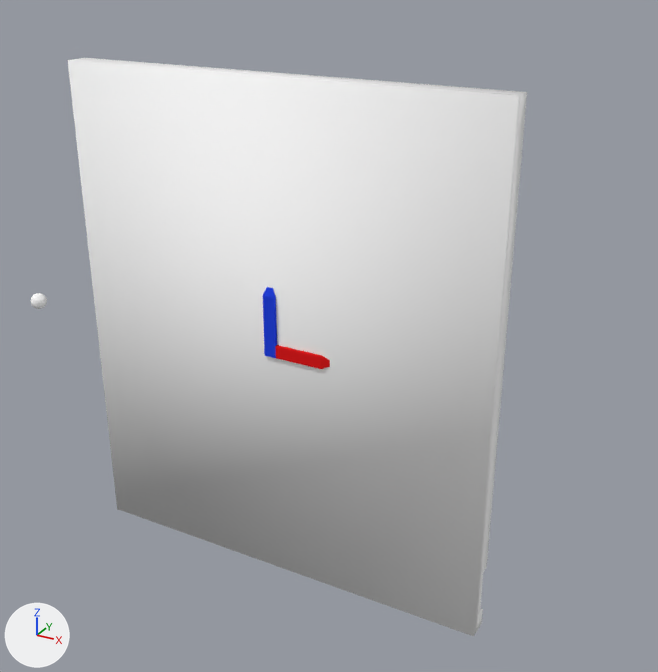
Renders of the Blender file Assets_src/blender/level_mesh.blend from each side of a commit.
One viewpoint serves both versions: a camera (50 mm lens) standing at (2.63, -4.11, 2.21) and looking at (0.29, 0.15, 0.08). The axes (+X, +Y, +Z) are drawn at lower left. The lights are the same throughout.

Before the edit, the objects in view are built like this:
```python
me_ball = bpy.data.meshes.new('ball')
me_ball.from_pydata(...)  # an icosphere of 320 faces spanning x -0.0527..0.0527, y -0.0528..0.0528, z -0.0532..0.0532
me_ball.polygons.foreach_set('use_smooth', [True] * 320)
me_ball.materials.append(mat_material)  # white #ffffff
me_cube_001 = bpy.data.meshes.new('Cube.001')
me_cube_001.from_pydata(...)  # 31 vertices, 27 faces; spans x -0.038..0.438, y -0.038..0.438, z -0.038..0.438
# faces by material slot: [8, 8, 11]
me_cube_001.materials.append(mat_material_001)  # green #20e73a
me_cube_001.materials.append(mat_material_002)  # red #e71e1f
me_cube_001.materials.append(mat_material_003)  # blue #2644e7
me_cube_012 = bpy.data.meshes.new('Cube.012')
me_cube_012.from_pydata(...)  # 80 vertices, 46 faces; spans x -1.35..1.35, y -0.02..0.12, z -1.55..1.55
me_cube_012.polygons.foreach_set('use_smooth', [True] * 46)
me_cube_012.materials.append(mat_material)  # white #ffffff
ob_background = bpy.data.objects.new('background', me_cube_012)
ob_background.location = (0.0, 0.0, 0.0)
ob_ball = bpy.data.objects.new('ball', me_ball)
ob_ball.location = (-1.794, -0.074, -0.016)
ob_gizmo = bpy.data.objects.new('Gizmo', me_cube_001)
ob_gizmo.location = (0.0, 0.0, 0.0)
```
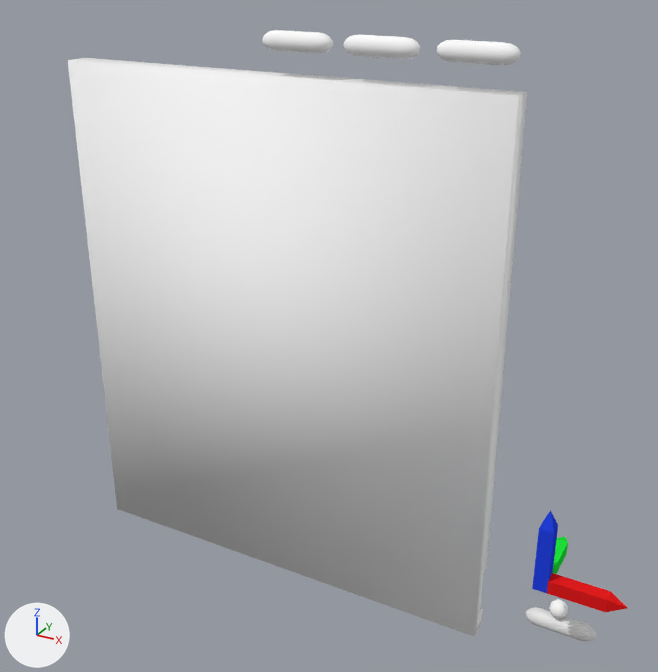
Where the change shows, as pixel boxes [x1, y1, x2, y2] in the pictures (658 x 672 px):
'background', reshaped
    before: [68, 58, 527, 636]
    after: [68, 30, 527, 636]
'Gizmo', moved
    before: [263, 287, 330, 369]
    after: [532, 510, 627, 612]
'Sphere.003', added
    after: [526, 607, 596, 641]
'ball', moved
    before: [31, 293, 47, 309]
    after: [549, 600, 568, 618]
part 2 of me_cube_012, added
    after: [262, 30, 333, 53]
part 3 of me_cube_012, added
    after: [343, 35, 420, 59]
part 4 of me_cube_012, added
    after: [436, 40, 520, 66]

The change, as a diff of the scene's bpy script:
```diff
--- a/Assets_src/blender/level_mesh.blend.py
+++ b/Assets_src/blender/level_mesh.blend.py
@@ me_cube_001 @@
 me_cube_001.from_pydata(...)  # 31 vertices, 27 faces; spans x -0.038..0.438, y -0.038..0.438, z -0.038..0.438
 # used by ob_gizmo; location = (0.0, 0.0, 0.0)
+# me_cube_001 part 1: the whole mesh is moved by (-0.2, -0.2, -0.2)
 me_cube_001.materials.append(mat_material_001)
@@ me_cube_012 @@
 # used by ob_background; location = (0.0, 0.0, 0.0)
-me_cube_012.from_pydata(...)  # 80 vertices, 46 faces; spans x -1.35..1.35, y -0.02..0.12, z -1.55..1.55
+me_cube_012.from_pydata(...)  # 470 vertices, 478 faces; spans x -1.35..1.35, y -0.05..0.12, z -1.55..1.78
+# me_cube_012 part 2: a new loose piece of 130 vertices spanning x -0.01..0.39, y -0.05..0.05, z 1.68..1.78, in mat_material (white #ffffff)
+# me_cube_012 part 3: a new loose piece of 130 vertices spanning x 0.45..0.85, y -0.05..0.05, z 1.68..1.78, in mat_material (white #ffffff)
+# me_cube_012 part 4: a new loose piece of 130 vertices spanning x 0.94..1.34, y -0.05..0.05, z 1.68..1.78, in mat_material (white #ffffff)
 me_cube_012.materials.append(mat_material)
@@ me_sphere_004 @@
+me_sphere_004.from_pydata(...)  # 130 vertices, 144 faces; spans x -0.177..0.177, y -0.035..0.035, z -0.043..0.026
+me_sphere_004.polygons.foreach_set('use_smooth', [True] * 144)
@@ ob_gizmo @@
 ob_gizmo = bpy.data.objects.new('Gizmo', me_cube_001)
-ob_gizmo.location = (0.0, 0.0, 0.0)
+ob_gizmo.location = (1.949, 0.0, -0.667)
@@ ob_ball @@
 ob_ball = bpy.data.objects.new('ball', me_ball)
-ob_ball.location = (-1.794, -0.074, -0.016)
+ob_ball.location = (1.794, 0.073, -1.233)
@@ ob_sphere_003 @@
+ob_sphere_003 = bpy.data.objects.new('Sphere.003', me_sphere_004)
+ob_sphere_003.location = (1.814, 0.076, -1.324)
+ob_sphere_003.scale = (1.13, 1.43, 1.43)
```
